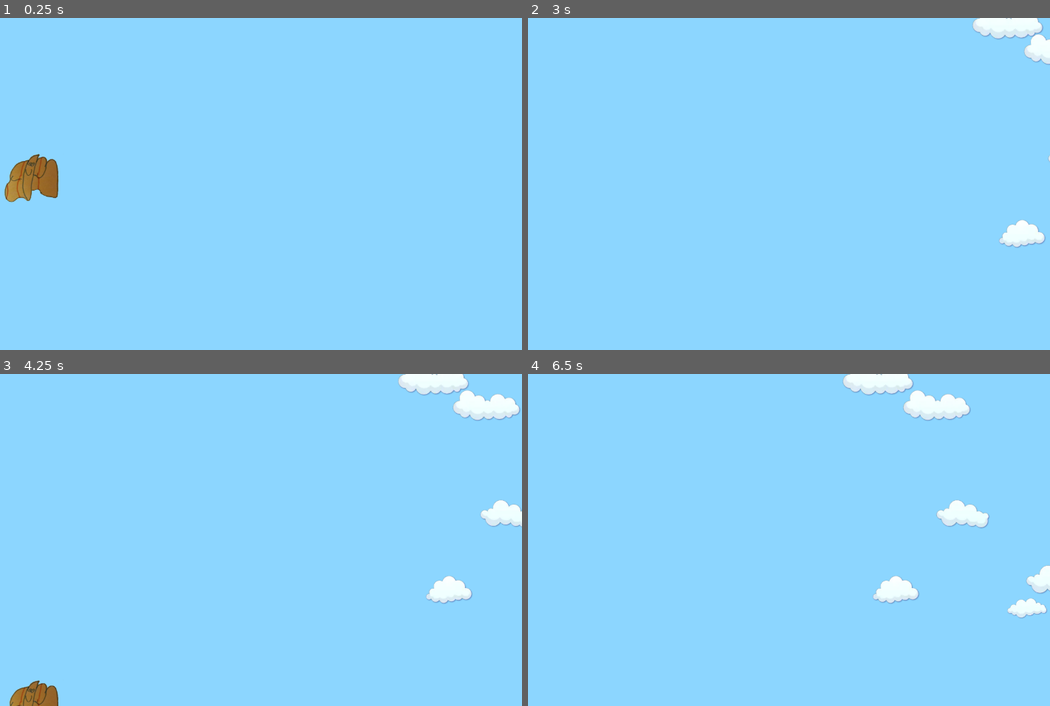
Above: before the commit, frames 1-4 (two rows, left to right).
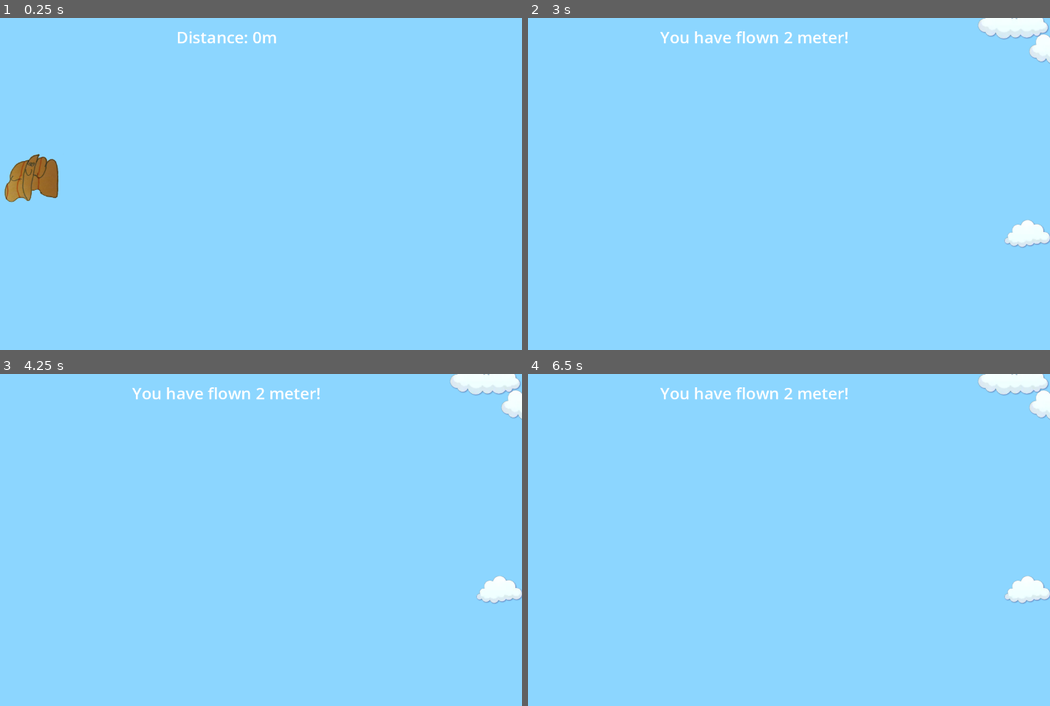
Above: after the commit, the same moments.

Repository: thomasliebregts/20-games-challenge
Game: Godot game, scene res://main.tscn
Same seed, same stepped clock (60 frames per second), same inputs: the game is played once before the commit and once after it.
Inputs:
- Up to frame 1 (0.25 s): no input
- Up to frame 2 (3 s): tap Enter (ui_accept) at 0.5, 0.77, 1.52 s
- Up to frame 3 (4.25 s): tap Enter (ui_accept) at 3.02, 3.77 s
- Up to frame 4 (6.5 s): tap Enter (ui_accept) at 4.52, 6.02 s

The runs differ from the first frame. In frame 1, 0.3% of the frame differs, in the area x 34-53%, y 4-8%; in frame 2, 1.1%; in frame 3, 4.5%; in frame 4, 4.9%, in the area x 25-100%, y 0-74%.

Commit message:
feat: add death mechanic

Diff:
--- /dev/null
+++ b/01-flappy-bird/src/main.gd
@@ -0,0 +1,17 @@
+extends Node2D
+
+var score = 0
+@onready var timer: Timer = %Timer
+@onready var distance_label: RichTextLabel = %DistanceLabel
+
+func _on_timer_timeout() -> void:
+	score += timer.wait_time
+	distance_label.text = "[center]Distance: " + str(score) + "m[/center]"
+
+func _on_player_dead() -> void:
+	var tree = get_tree()
+	tree.paused = true
+	distance_label.text = "[center]You have flown " + str(score) + " meter![center]"
+	await tree.create_timer(5).timeout
+	tree.reload_current_scene()
+	tree.paused = false
--- a/01-flappy-bird/src/main.tscn
+++ b/01-flappy-bird/src/main.tscn
@@ -1,9 +1,13 @@
-[gd_scene load_steps=3 format=3 uid="uid://bah3lsr2pxytp"]
+[gd_scene load_steps=5 format=3 uid="uid://bah3lsr2pxytp"]
 
 [ext_resource type="PackedScene" uid="uid://pjnu6s70khnj" path="res://player/player.tscn" id="1_3rgou"]
+[ext_resource type="Script" path="res://main.gd" id="1_aq38l"]
 [ext_resource type="PackedScene" uid="uid://w0ooprg5ax72" path="res://background/cloud_spawner.tscn" id="2_r77p4"]
 
-[node name="Node2D" type="Node2D"]
+[sub_resource type="WorldBoundaryShape2D" id="WorldBoundaryShape2D_hmi76"]
+
+[node name="Root" type="Node2D"]
+script = ExtResource("1_aq38l")
 
 [node name="Background" type="ColorRect" parent="."]
 offset_right = 1280.0
@@ -17,3 +21,33 @@
 
 [node name="CloudSpawner" parent="." instance=ExtResource("2_r77p4")]
 position = Vector2(1350, 360)
+
+[node name="Timer" type="Timer" parent="."]
+unique_name_in_owner = true
+autostart = true
+
+[node name="BoxContainer" type="BoxContainer" parent="."]
+z_index = 200
+offset_right = 1280.0
+offset_bottom = 83.0
+alignment = 1
+
+[node name="DistanceLabel" type="RichTextLabel" parent="BoxContainer"]
+unique_name_in_owner = true
+layout_mode = 2
+size_flags_horizontal = 3
+size_flags_vertical = 4
+theme_override_font_sizes/normal_font_size = 35
+bbcode_enabled = true
+text = "[center]Distance: 0m[/center]
+"
+fit_content = true
+
+[node name="WorldBoundary" type="StaticBody2D" parent="."]
+position = Vector2(640, 720)
+
+[node name="CollisionShape2D" type="CollisionShape2D" parent="WorldBoundary"]
+shape = SubResource("WorldBoundaryShape2D_hmi76")
+
+[connection signal="dead" from="Player" to="." method="_on_player_dead"]
+[connection signal="timeout" from="Timer" to="." method="_on_timer_timeout"]
--- a/01-flappy-bird/src/player/player.gd
+++ b/01-flappy-bird/src/player/player.gd
@@ -1,6 +1,7 @@
 extends CharacterBody2D
 
 const JUMP_VELOCITY = -400.0
+signal dead
 
 func _physics_process(delta: float) -> void:
 	velocity += get_gravity() * delta
@@ -9,3 +10,8 @@
 		velocity.y = JUMP_VELOCITY
 
 	move_and_slide()
+
+	var collision = get_last_slide_collision()
+	if collision:
+		dead.emit()
+		queue_free()
--- a/01-flappy-bird/src/player/player.tscn
+++ b/01-flappy-bird/src/player/player.tscn
@@ -7,7 +7,7 @@
 radius = 115.07
 
 [node name="Player" type="CharacterBody2D"]
-z_index = 75
+z_index = 81
 scale = Vector2(0.5, 0.5)
 motion_mode = 1
 script = ExtResource("1_sg7fm")
